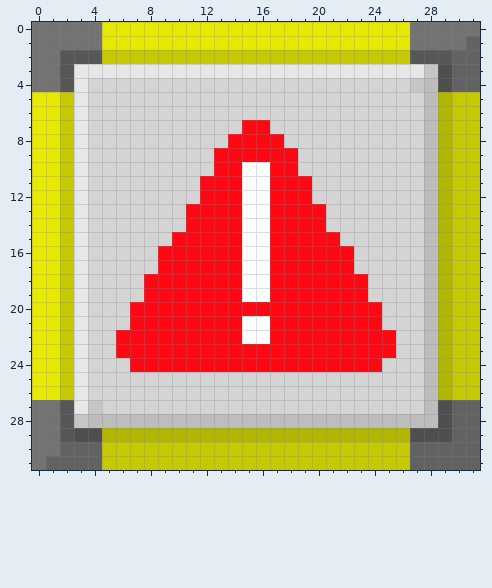
Edited in one commit: pixel-art sprite (engine/textures/blocks/static.png). The picture above was drawn from the file before the commit.
The file is 32x32 pixels. Colours within 5 levels of each other are drawn and written as one.
New version:
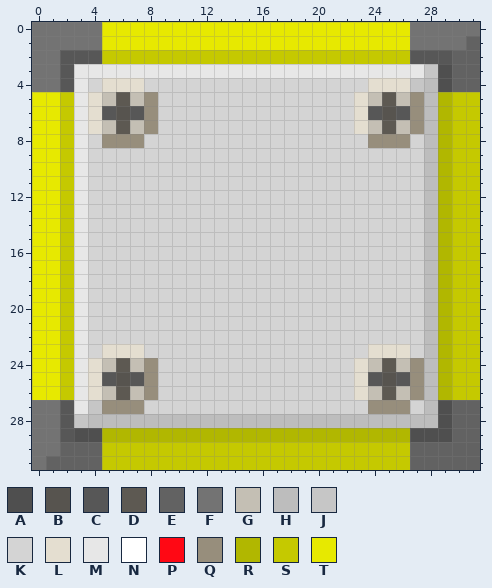
Palette (. is transparent): A #4f4f4f  B #57544f  C #575757  D #5d5952  E #626262  F #737373  G #c4bfb4  H #bdbdbd  J #c6c6c6  K #d4d4d4  L #e4ded0  M #e7e7e7  N #ffffff  P #ff0814  Q #978e7c  R #b1b700  S #c5c900  T #e7e900
Changes in this commit:
@@ x 0..31 @@
  3 FFCMMMMMMMMMMMMMMMMMMMMMMMMMJAEE
- 4 FFCMKKKKKKKKKKKKKKKKKKKKKKKJHAEE
- 5 TTSMKKKKKKKKKKKKKKKKKKKKKKKKHRSS
- 6 TTSMKKKKKKKKKKKKKKKKKKKKKKKKHRSS
- 7 TTSMKKKKKKKKKKKPPKKKKKKKKKKKHRSS
- 8 TTSMKKKKKKKKKKPPPPKKKKKKKKKKHRSS
- 9 TTSMKKKKKKKKKPPPPPPKKKKKKKKKHRSS
-10 TTSMKKKKKKKKKPPNNPPKKKKKKKKKHRSS
-11 TTSMKKKKKKKKPPPNNPPPKKKKKKKKHRSS
-12 TTSMKKKKKKKKPPPNNPPPKKKKKKKKHRSS
-13 TTSMKKKKKKKPPPPNNPPPPKKKKKKKHRSS
-14 TTSMKKKKKKKPPPPNNPPPPKKKKKKKHRSS
-15 TTSMKKKKKKPPPPPNNPPPPPKKKKKKHRSS
-16 TTSMKKKKKPPPPPPNNPPPPPPKKKKKHRSS
-17 TTSMKKKKKPPPPPPNNPPPPPPKKKKKHRSS
-18 TTSMKKKKPPPPPPPNNPPPPPPPKKKKHRSS
-19 TTSMKKKKPPPPPPPNNPPPPPPPKKKKHRSS
-20 TTSMKKKPPPPPPPPPPPPPPPPPPKKKHRSS
-21 TTSMKKKPPPPPPPPNNPPPPPPPPKKKHRSS
-22 TTSMKKPPPPPPPPPNNPPPPPPPPPKKHRSS
-23 TTSMKKPPPPPPPPPPPPPPPPPPPPKKHRSS
-24 TTSMKKKPPPPPPPPPPPPPPPPPPKKKHRSS
-25 TTSMKKKKKKKKKKKKKKKKKKKKKKKKHRSS
-26 TTSMKKKKKKKKKKKKKKKKKKKKKKKKHRSS
-27 FFCMJKKKKKKKKKKKKKKKKKKKKKKKHAEE
+ 4 FFCMKLLLKKKKKKKKKKKKKKKKLLLJHAEE
+ 5 TTSMLGDGQKKKKKKKKKKKKKKLGDGQHRSS
+ 6 TTSMLCBCQKKKKKKKKKKKKKKLCBCQHRSS
+ 7 TTSMLGDGQKKKKKKKKKKKKKKLGDGQHRSS
+ 8 TTSMKQQQKKKKKKKKKKKKKKKKQQQKHRSS
+ 9 TTSMKKKKKKKKKKKKKKKKKKKKKKKKHRSS
+10 TTSMKKKKKKKKKKKKKKKKKKKKKKKKHRSS
+11 TTSMKKKKKKKKKKKKKKKKKKKKKKKKHRSS
+12 TTSMKKKKKKKKKKKKKKKKKKKKKKKKHRSS
+13 TTSMKKKKKKKKKKKKKKKKKKKKKKKKHRSS
+14 TTSMKKKKKKKKKKKKKKKKKKKKKKKKHRSS
+15 TTSMKKKKKKKKKKKKKKKKKKKKKKKKHRSS
+16 TTSMKKKKKKKKKKKKKKKKKKKKKKKKHRSS
+17 TTSMKKKKKKKKKKKKKKKKKKKKKKKKHRSS
+18 TTSMKKKKKKKKKKKKKKKKKKKKKKKKHRSS
+19 TTSMKKKKKKKKKKKKKKKKKKKKKKKKHRSS
+20 TTSMKKKKKKKKKKKKKKKKKKKKKKKKHRSS
+21 TTSMKKKKKKKKKKKKKKKKKKKKKKKKHRSS
+22 TTSMKKKKKKKKKKKKKKKKKKKKKKKKHRSS
+23 TTSMKLLLKKKKKKKKKKKKKKKKLLLKHRSS
+24 TTSMLGDGQKKKKKKKKKKKKKKLGDGQHRSS
+25 TTSMLCBCQKKKKKKKKKKKKKKLCBCQHRSS
+26 TTSMLGDGQKKKKKKKKKKKKKKLGDGQHRSS
+27 FFCMJQQQKKKKKKKKKKKKKKKKQQQKHAEE
 28 FFCJHHHHHHHHHHHHHHHHHHHHHHHHHAEE
Changed places in both pictures, as pixel boxes (x1, y1, x2, y2):
changed: (88, 78, 424, 414)
